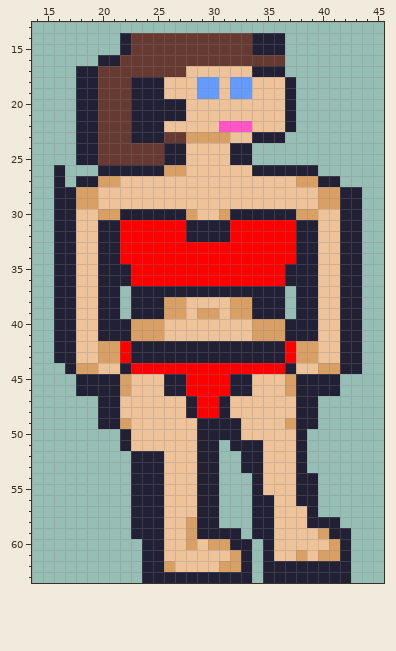
Pixel-art sprite -- assets/sprite_png/maillotrougesexyquimarche1.png. The first picture shows the starting point.
The file is 64x64 pixels. Shown: x 14..45, y 13..63.
The result:
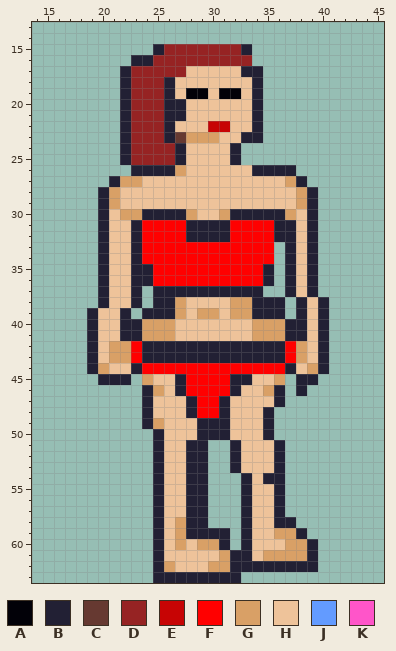
Palette (. is transparent): A #020108  B #222034  C #663931  D #962323  E #c70404  F #ff0000  G #d9a066  H #eec39a  J #639bff  K #ff55c9
Edits made:
Changed rows in their new state; - is an unchanged pixel.
first column x 16:
14 ------...............-------
15 ------...BDDDDDDDB...-------
16 ----...BBDDDDDDDDD...-------
17 --....BDDDDD-----B-..-------
18 --....BDDDB--HH-HHB...------
19 --....BDDDB-AAHAAHB...------
20 --....BDDD--------B...------
21 --....BDDD--------B...------
22 --....BDDDB---EEHHB...------
23 --....BDDDB----H-B-..-------
24 --....BDDDD------.----------
25 --....BDDDD------.----------
26 .---...---B-----------..----
27 .-...BGG-------------GB...--
28 ....BG----------------GB....
29 ....BG----------------GB....
30 ....BHGG-------------GHB....
31 ....-HHB------------BBH-....
32 ....-HHB------------BBH-....
33 ....-HHB------------.BH-....
34 ....-HHB------------.BH-....
35 ....-HHBB----------B.-H-....
36 ....-HHBB----------B.-H-....
37 ....-HH-.----------..BH-....
38 ....-HH-.-B------------HB...
39 ...BHHB.--B------------HB...
40 ...BHH-B--G------------HB...
41 ...BHH-B--G------------HB...
42 ...BH-GF---------------HB...
43 ...BH-GF---------------HB...
44 -..BG-HB---------------GB...
45 --..--B.G-H---------G.--..--
46 --......BGH------H-GB.-...--
47 ----....B-----------B...----
48 ----....B----------B....----
49 ----....BG------H--B....----
50 ------...B------H--B...-----
51 ------...B--B-.--HH-B..-----
52 -------..---B-.-BHH-B..-----
53 -------..---B-.-BHH-B..-----
54 -------..---B-.--BHBB...----
55 -------..---B-.--BH-B...----
56 -------..---B-.--BHHB...----
57 -------..---B-.--BHHB...----
58 -------..--GB-.--BHHBB....--
59 -------..--GB---.BHHGGB....-
60 --------.--GHG-B.-HH-GGB...-
61 --------.------GB-HGGG-B...-
62 --------.-----G-B-B-----...-
63 --------.--------.-........-
Changed places in both pictures, as pixel boxes (x1, y1, x2, y2):
changed: (54, 33, 362, 583)
